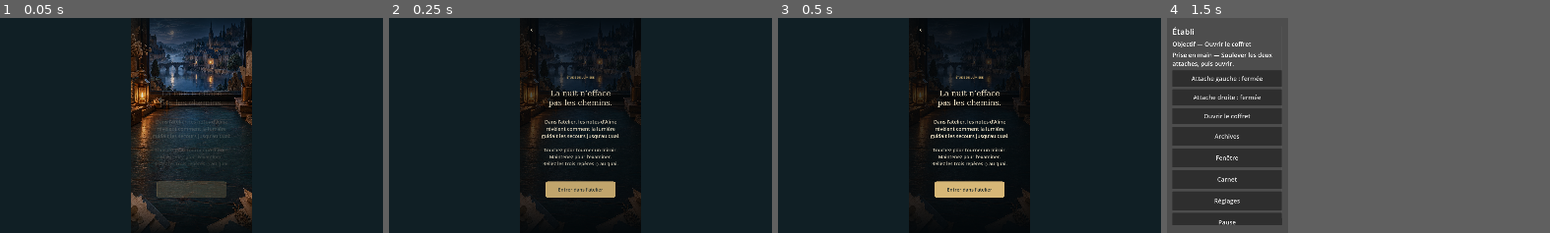
Above: before the commit, frames 1-4 (left to right).
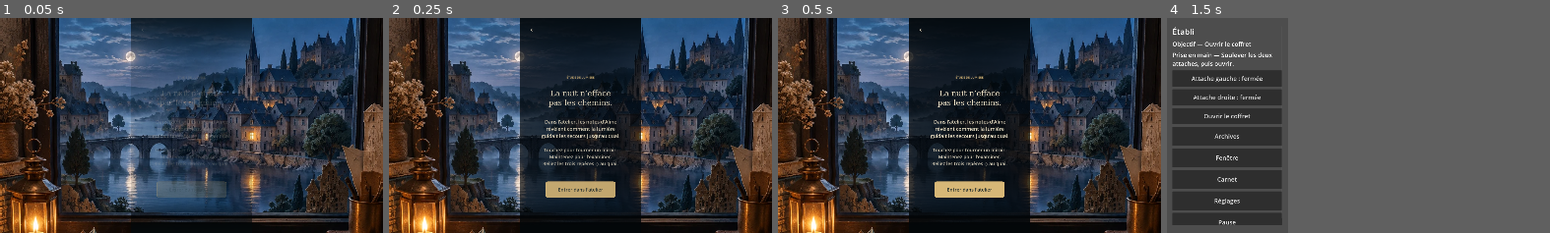
Above: after the commit, the same moments.

Repository: ln549283/project_4
Game: Godot game, scene res://scenes/slice/lantern.tscn
Two runs of this game, one before a commit and one after it. Both use one fixed random seed, a clock stepped at 60 frames per second and the inputs below. This scene is started directly instead of the project's main scene.
Inputs:
- Up to frame 1 (0.05 s): no input
- Up to frame 2 (0.25 s): no input
- Up to frame 3 (0.5 s): no input
- Up to frame 4 (1.5 s): click "‹" at 0.5 s; click "Nouvelle partie" at 1.25 s

The runs differ from the first frame. In frame 1, 75% of the frame differs, in the area x 0-100%, y 0-100%; in frame 2, 61%; in frame 3, 57%; in frame 4, nothing differs.

Commit message:
Fill tall displays with the atelier artwork while preserving tactile target sizes

Diff:
--- a/src/slice/lantern_slice.gd
+++ b/src/slice/lantern_slice.gd
@@ -65,7 +65,9 @@
  var material:=ShaderMaterial.new()
  material.shader=preload("res://src/slice/atelier.gdshader")
  background.material=material
- canvas.add_child(background)
+ add_child(background)
+ move_child(background,1)
+ _fit()
  # Header/footer contrast is baked as translucent gradients, not a full-screen wash.
  _veil(Rect2(0,0,1080,360),Color(0.025,.055,.07,.78),Color(0,0,0,0))
  _veil(Rect2(0,1640,1080,280),Color(0,0,0,0),Color(.02,.045,.055,.92))
@@ -108,6 +110,10 @@
  var factor:=minf(size.x/1080.0,size.y/1920.0)
  canvas.scale=Vector2.ONE*factor
  canvas.position=(size-Vector2(1080,1920)*factor)*.5
+ if background!=null:
+  var art_scale:=maxf(size.x/1024.0,size.y/1536.0)
+  background.size=Vector2(1024,1536)*art_scale
+  background.position=Vector2.ZERO
 func _veil(rect: Rect2,top: Color,bottom: Color) -> void:
  var gradient:=Gradient.new();gradient.colors=PackedColorArray([top,bottom])
  var tex:=GradientTexture2D.new();tex.gradient=gradient;tex.fill_from=Vector2(0,0);tex.fill_to=Vector2(0,1)
